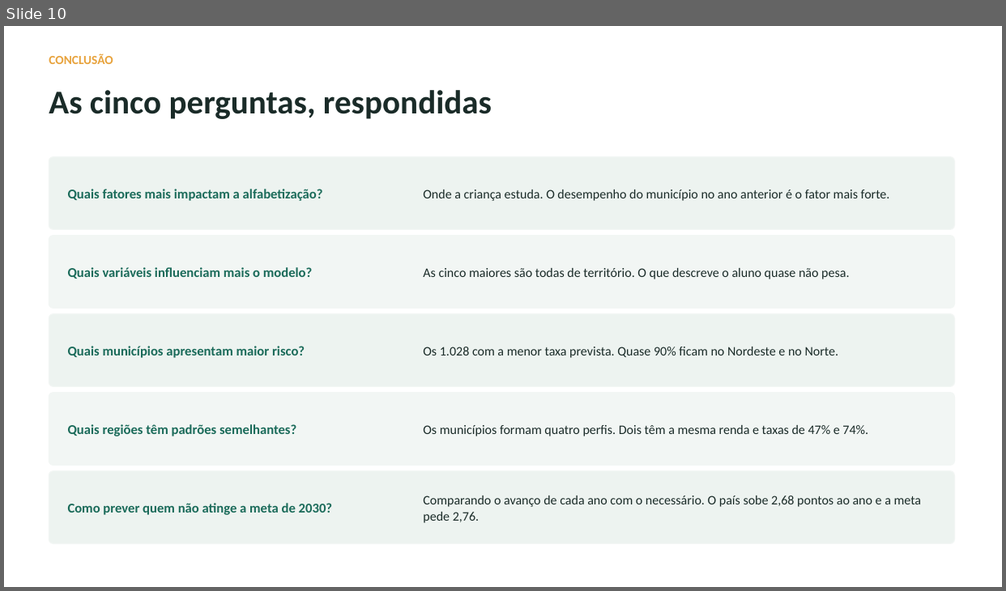
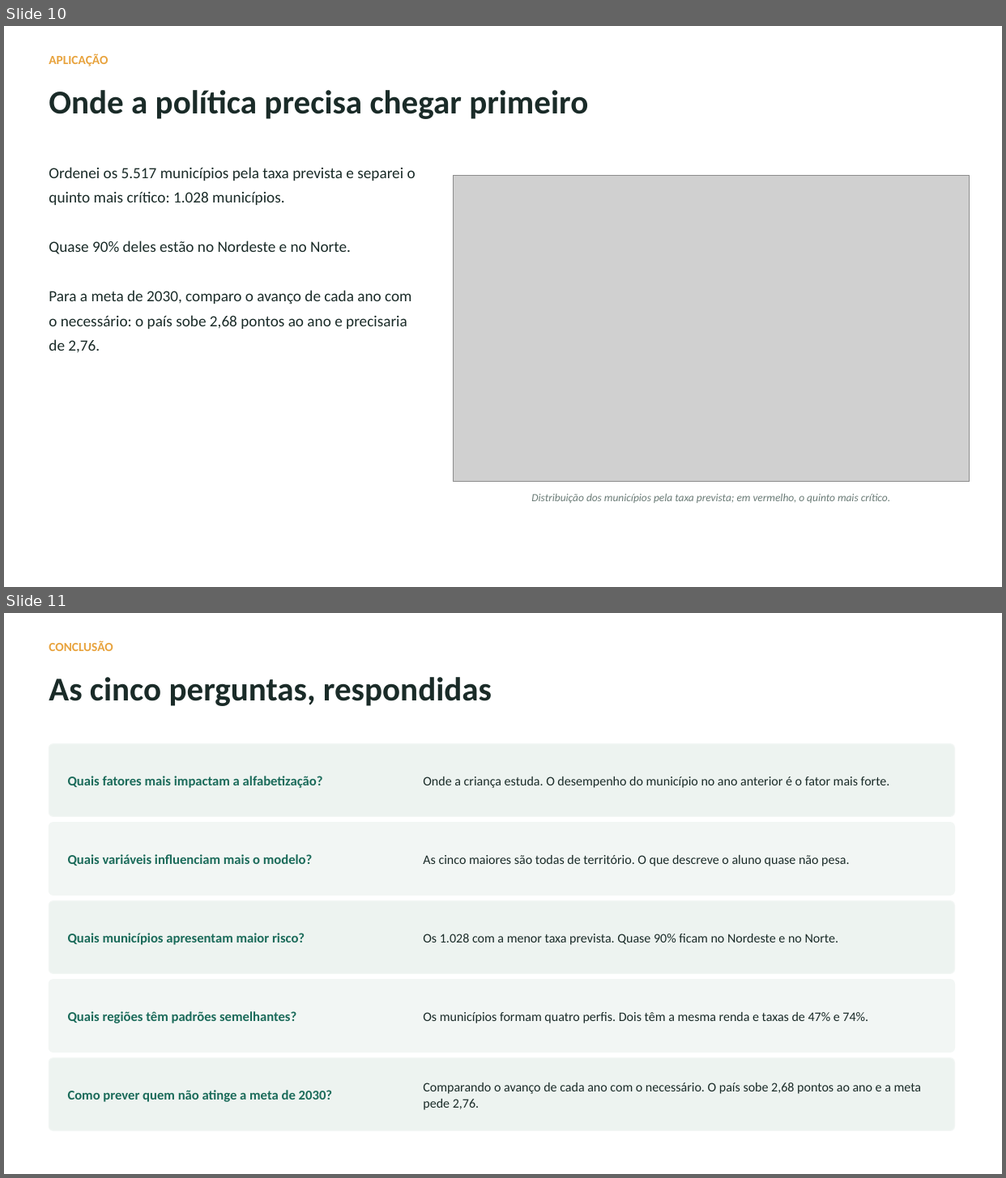
Before and after one commit to tcarvalhodiniz/tech-challenge-fase3, a slide deck: docs/apresentacao.pptx. Shown one above the other, each under a label of ours: slide 10 before the commit, slides 10 and 11 after it. The pictures are 1006x591 and 1006x1178 pixels, drawn with LibreOffice and Linux fonts; fonts in the diff are those of the drawing; grey boxes stand for pictures. Boxes give left, top, right and bottom in pixels: in the first picture for what was removed or moved away, otherwise in the second. Text is boxed around its words. In the diff, an @@ line names an element or a change of style, - is before the commit and + after.

Commit message:
Acrescenta o slide de aplicação e o gráfico do contraste de renda
Três lacunas apontadas na revisão.

O slide sobre renda e desempenho não tinha gráfico e ficava solto, afirmando um
contraste sem mostrá-lo. Agora traz uma dispersão de renda contra taxa prevista,
com os dois perfis de baixa renda destacados e os outros dois em cinza ao fundo.
As duas nuvens aparecem na mesma faixa de renda, separadas na vertical. A figura
passa a ser gerada pelo módulo de aplicação, junto das demais.

A conclusão citava dois dados que nunca tinham aparecido: os 1.028 municípios de
maior risco e o ritmo de avanço diante da meta de 2030. Isso sobrou da
reestruturação, que eliminou o slide de aplicação. Ele volta, com o histograma da
distribuição de risco, e passa a preceder a conclusão. Assim a conclusão recapitula
o que foi mostrado em vez de introduzir número novo no último minuto.

A passagem do slide do limite para o da agregação não tinha ligação. O texto
seguinte passa a retomar o teto antes de mudar de assunto: um teto baixo não
torna o modelo inútil, muda a pergunta que ele responde bem.

De onze para doze slides, sete deles com gráfico.

```diff
--- a/docs/apresentacao.pptx
+++ b/docs/apresentacao.pptx
@@ slide 10 added at box(4, 26, 1002, 587), background #FFFFFF @@
@@ text added at box(49, 54, 108, 66), 12 pt, text #E8A33D, bold @@
+APLICAÇÃO
@@ text added at box(49, 90, 588, 119), 32 pt, text #1A2B28, bold @@
+Onde a política precisa chegar primeiro
@@ text added at box(49, 167, 415, 353), 15 pt, text #1A2B28 @@
+Ordenei os 5.517 municípios pela taxa prevista e separei o quinto mais crítico: 1.028 municípios.
+Quase 90% deles estão no Nordeste e no Norte.
+Para a meta de 2030, comparo o avanço de cada ano com o necessário: o país sobe 2,68 pontos ao ano e precisaria de 2,76.
@@ picture added at box(454, 176, 970, 482) @@
@@ text added at box(531, 493, 890, 503), 10.5 pt, text #6B7C77, italic @@
+Distribuição dos municípios pela taxa prevista; em vermelho, o quinto mais crítico.
@@ what was slide 10 is now slide 11 @@
```
Also in this commit, not shown: 2 slides changed, 2 other files.
